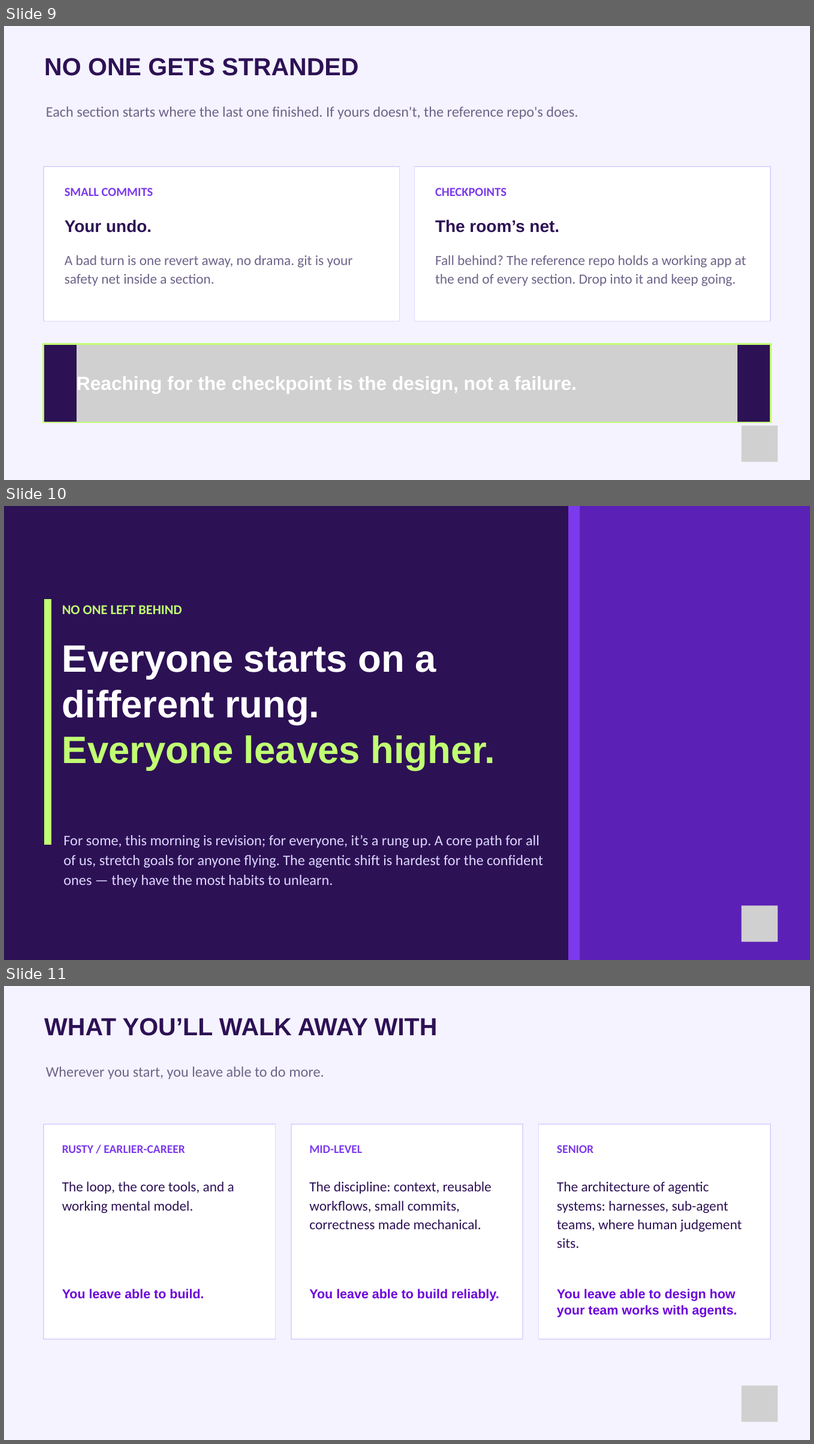
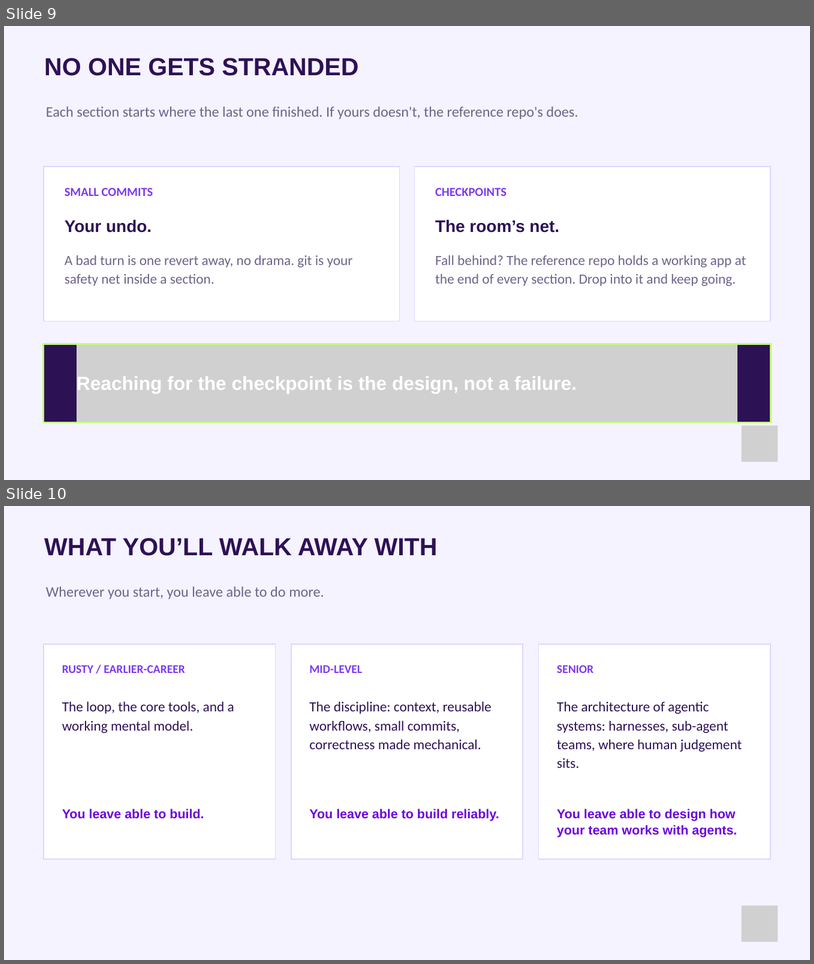
Before and after one commit to paulkeen/tca-habits, a slide deck: docs/Master_Back in the Code.pptx. Shown one above the other, each under a label of ours: slides 9, 10 and 11 before the commit, slides 9 and 10 after it. The pictures are 814x1444 and 814x964 pixels, drawn with LibreOffice and Linux fonts; fonts in the diff are those of the drawing; grey boxes stand for pictures. Boxes give left, top, right and bottom in pixels: in the first picture for what was removed or moved away, otherwise in the second. Text is boxed around its words. In the diff, an @@ line names an element or a change of style, - is before the commit and + after.

```diff
--- a/docs/Master_Back in the Code.pptx
+++ b/docs/Master_Back in the Code.pptx
@@ slide 10 removed at [4,506,810,960], background #2D1155 @@
@@ freeform shape removed at [569,506,810,960] @@
@@ freeform shape removed at [569,506,580,960] @@
@@ freeform shape removed at [44,599,51,844] @@
@@ text removed at [62,605,182,614] @@
-NO ONE LEFT BEHIND
@@ text removed at [62,645,496,770] @@
-Everyone starts on a
-different rung.
-Everyone leaves higher.
@@ text removed at [63,835,543,887] @@
-For some, this morning is revision; for everyone, it’s a rung up. A core path for all of us, stretch goals for anyone flying. The agentic shift is hardest for the confident ones — they have the most habits to unlearn.
@@ picture removed at [742,905,778,942] @@
@@ what was slide 11 is now slide 10 @@
```
Also in this commit, not shown: 6 slides changed, 1 slide added, 2 other files.
